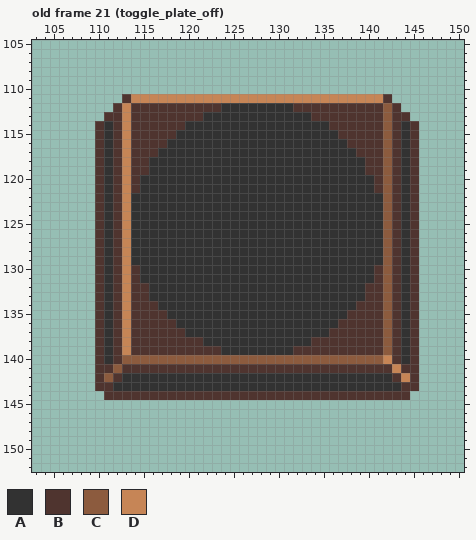
Two states of a pixel-art file, art/things.aseprite. Above is the file before it was changed.
256x256 pixels, 33 frames. Colours within 5 levels of each other are drawn and written as one. Shown: old frame 21 (toggle_plate_off): x 103..150, y 105..152. The commit also changed other frames, which this record leaves out.
Palette (. is transparent): A #323232  B #4f342f  C #8c5b3e  D #c68556
Pixels before, old frame 21 (toggle_plate_off), first column x 110:
111 ...BDDDDDDDDDDDDDDDDDDDDDDDDDDDDB...
112 ..BDBBBBBBBBBBAAAAAAAABBBBBBBBBBCB..
113 .BBDBBBBBBBBAAAAAAAAAAAABBBBBBBBCBB.
114 BABDBBBBBBAAAAAAAAAAAAAAAABBBBBBCBAB
115 BABDBBBBBAAAAAAAAAAAAAAAAAABBBBBCBAB
116 BABDBBBBAAAAAAAAAAAAAAAAAAAABBBBCBAB
117 BABDBBBAAAAAAAAAAAAAAAAAAAAAABBBCBAB
118 BABDBBAAAAAAAAAAAAAAAAAAAAAAAABBCBAB
119 BABDBBAAAAAAAAAAAAAAAAAAAAAAAABBCBAB
120 BABDBAAAAAAAAAAAAAAAAAAAAAAAAAABCBAB
121 BABDBAAAAAAAAAAAAAAAAAAAAAAAAAABCBAB
122 BABDAAAAAAAAAAAAAAAAAAAAAAAAAAAACBAB
123 BABDAAAAAAAAAAAAAAAAAAAAAAAAAAAACBAB
124 BABDAAAAAAAAAAAAAAAAAAAAAAAAAAAACBAB
125 BABDAAAAAAAAAAAAAAAAAAAAAAAAAAAACBAB
126 BABDAAAAAAAAAAAAAAAAAAAAAAAAAAAACBAB
127 BABDAAAAAAAAAAAAAAAAAAAAAAAAAAAACBAB
128 BABDAAAAAAAAAAAAAAAAAAAAAAAAAAAACBAB
129 BABDAAAAAAAAAAAAAAAAAAAAAAAAAAAACBAB
130 BABDBAAAAAAAAAAAAAAAAAAAAAAAAAABCBAB
131 BABDBAAAAAAAAAAAAAAAAAAAAAAAAAABCBAB
132 BABDBBAAAAAAAAAAAAAAAAAAAAAAAABBCBAB
133 BABDBBAAAAAAAAAAAAAAAAAAAAAAAABBCBAB
134 BABDBBBAAAAAAAAAAAAAAAAAAAAAABBBCBAB
135 BABDBBBBAAAAAAAAAAAAAAAAAAAABBBBCBAB
136 BABDBBBBBAAAAAAAAAAAAAAAAAABBBBBCBAB
137 BABDBBBBBBAAAAAAAAAAAAAAAABBBBBBCBAB
138 BABDBBBBBBBBAAAAAAAAAAAABBBBBBBBCBAB
139 BABDBBBBBBBBBBAAAAAAAABBBBBBBBBBCBAB
140 BABCCCCCCCCCCCCCCCCCCCCCCCCCCCCCDBAB
141 BBCBBBBBBBBBBBBBBBBBBBBBBBBBBBBBBDBB
142 BCBAAAAAAAAAAAAAAAAAAAAAAAAAAAAAABDB
143 BBAAAAAAAAAAAAAAAAAAAAAAAAAAAAAAAABB
144 .BBBBBBBBBBBBBBBBBBBBBBBBBBBBBBBBBB.
The same view after the edit:
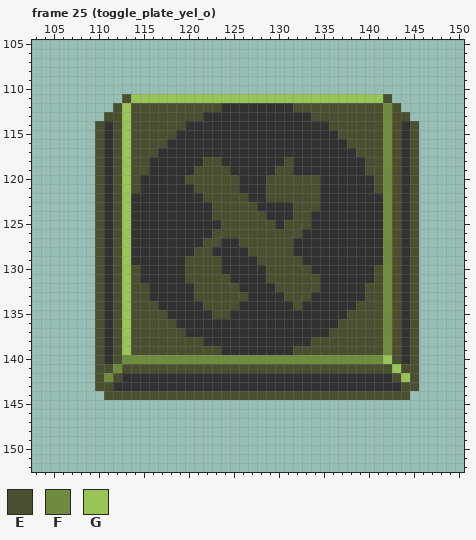
Colours new in this view: E #4a4f2f  F #6f8c3e  G #97c656
A new or re-ordered frame is compared with the old frame closest to it.
The edit:
frames 33 -> 43
Frame 25 (toggle_plate_yel_o) is new; against old frame 21 (toggle_plate_off):
y 111: x 113..142 BDDDDDDDDDDDDDDDDDDDDDDDDDDDDB -> EGGGGGGGGGGGGGGGGGGGGGGGGGGGGE
y 112: x 112..123 BDBBBBBBBBBB -> EGEEEEEEEEEE; x 132..143 BBBBBBBBBBCB -> EEEEEEEEEEFE
y 113: x 111..121 BBDBBBBBBBB -> EEGEEEEEEEE; x 134..144 BBBBBBBBCBB -> EEEEEEEEFEE
y 114: x 110 B -> E; x 112..119 BDBBBBBB -> EGEEEEEE; x 136..143 BBBBBBCB -> EEEEEEFE; x 145 B -> E
y 115: x 110 B -> E; x 112..118 BDBBBBB -> EGEEEEE; x 137..143 BBBBBCB -> EEEEEFE; x 145 B -> E
y 116: x 110 B -> E; x 112..117 BDBBBB -> EGEEEE; x 138..143 BBBBCB -> EEEEFE; x 145 B -> E
y 117: x 110 B -> E; x 112..116 BDBBB -> EGEEE; x 139..143 BBBCB -> EEEFE; x 145 B -> E
y 118: x 110 B -> E; x 112..115 BDBB -> EGEE; x 122..123 AA -> EE; x 131 A -> E; x 140..143 BBCB -> EEFE; x 145 B -> E
y 119: x 110 B -> E; x 112..115 BDBB -> EGEE; x 121..124 AAAA -> EEEE; x 130..131 AA -> EE; x 140..143 BBCB -> EEFE; x 145 B -> E
y 120: x 110 B -> E; x 112..114 BDB -> EGE; x 120..125 AAAAAA -> EEEEEE; x 129..134 AAAAAA -> EEEEEE; x 141..143 BCB -> EFE; x 145 B -> E
y 121: x 110 B -> E; x 112..114 BDB -> EGE; x 121..125 AAAAA -> EEEEE; x 129..134 AAAAAA -> EEEEEE; x 141..143 BCB -> EFE; x 145 B -> E
y 122: x 110 B -> E; x 112..113 BD -> EG; x 122..126 AAAAA -> EEEEE; x 129..134 AAAAAA -> EEEEEE; x 142..143 CB -> FE; x 145 B -> E
y 123: x 110 B -> E; x 112..113 BD -> EG; x 123..127 AAAAA -> EEEEE; x 132..134 AAA -> EEE; x 142..143 CB -> FE; x 145 B -> E
y 124: x 110 B -> E; x 112..113 BD -> EG; x 123..128 AAAAAA -> EEEEEE; x 132..133 AA -> EE; x 142..143 CB -> FE; x 145 B -> E
y 125: x 110 B -> E; x 112..113 BD -> EG; x 124..129 AAAAAA -> EEEEEE; x 131..133 AAA -> EEE; x 142..143 CB -> FE; x 145 B -> E
y 126: x 110 B -> E; x 112..113 BD -> EG; x 123..132 AAAAAAAAAA -> EEEEEEEEEE; x 142..143 CB -> FE; x 145 B -> E
y 127: x 110 B -> E; x 112..113 BD -> EG; x 122..123 AA -> EE; x 126..131 AAAAAA -> EEEEEE; x 142..143 CB -> FE; x 145 B -> E
y 128: x 110 B -> E; x 112..113 BD -> EG; x 121..122 AA -> EE; x 127..131 AAAAA -> EEEEE; x 142..143 CB -> FE; x 145 B -> E
y 129: x 110 B -> E; x 112..113 BD -> EG; x 120..123 AAAA -> EEEE; x 128..132 AAAAA -> EEEEE; x 142..143 CB -> FE; x 145 B -> E
y 130: x 110 B -> E; x 112..114 BDB -> EGE; x 120..123 AAAA -> EEEE; x 129..133 AAAAA -> EEEEE; x 141..143 BCB -> EFE; x 145 B -> E
y 131: x 110 B -> E; x 112..114 BDB -> EGE; x 120..124 AAAAA -> EEEEE; x 129..134 AAAAAA -> EEEEEE; x 141..143 BCB -> EFE; x 145 B -> E
y 132: x 110 B -> E; x 112..115 BDBB -> EGEE; x 121..125 AAAAA -> EEEEE; x 130..134 AAAAA -> EEEEE; x 140..143 BBCB -> EEFE; x 145 B -> E
y 133: x 110 B -> E; x 112..115 BDBB -> EGEE; x 121..126 AAAAAA -> EEEEEE; x 131..133 AAA -> EEE; x 140..143 BBCB -> EEFE; x 145 B -> E
y 134: x 110 B -> E; x 112..116 BDBBB -> EGEEE; x 122..125 AAAA -> EEEE; x 132 A -> E; x 139..143 BBBCB -> EEEFE; x 145 B -> E
y 135: x 110 B -> E; x 112..117 BDBBBB -> EGEEEE; x 123..124 AA -> EE; x 138..143 BBBBCB -> EEEEFE; x 145 B -> E
y 136: x 110 B -> E; x 112..118 BDBBBBB -> EGEEEEE; x 137..143 BBBBBCB -> EEEEEFE; x 145 B -> E
y 137: x 110 B -> E; x 112..119 BDBBBBBB -> EGEEEEEE; x 136..143 BBBBBBCB -> EEEEEEFE; x 145 B -> E
y 138: x 110 B -> E; x 112..121 BDBBBBBBBB -> EGEEEEEEEE; x 134..143 BBBBBBBBCB -> EEEEEEEEFE; x 145 B -> E
y 139: x 110 B -> E; x 112..123 BDBBBBBBBBBB -> EGEEEEEEEEEE; x 132..143 BBBBBBBBBBCB -> EEEEEEEEEEFE; x 145 B -> E
y 140: x 110 B -> E; x 112..143 BCCCCCCCCCCCCCCCCCCCCCCCCCCCCCDB -> EFFFFFFFFFFFFFFFFFFFFFFFFFFFFFGE; x 145 B -> E
y 141: x 110..145 BBCBBBBBBBBBBBBBBBBBBBBBBBBBBBBBBDBB -> EEFEEEEEEEEEEEEEEEEEEEEEEEEEEEEEEGEE
y 142: x 110..112 BCB -> EFE; x 143..145 BDB -> EGE
y 143: x 110..111 BB -> EE; x 144..145 BB -> EE
y 144: x 111..144 BBBBBBBBBBBBBBBBBBBBBBBBBBBBBBBBBB -> EEEEEEEEEEEEEEEEEEEEEEEEEEEEEEEEEE
Boxes around the changes in both pictures, in picture pixels (x1, y1, x2, y2):
changed: (95, 94, 419, 400)
